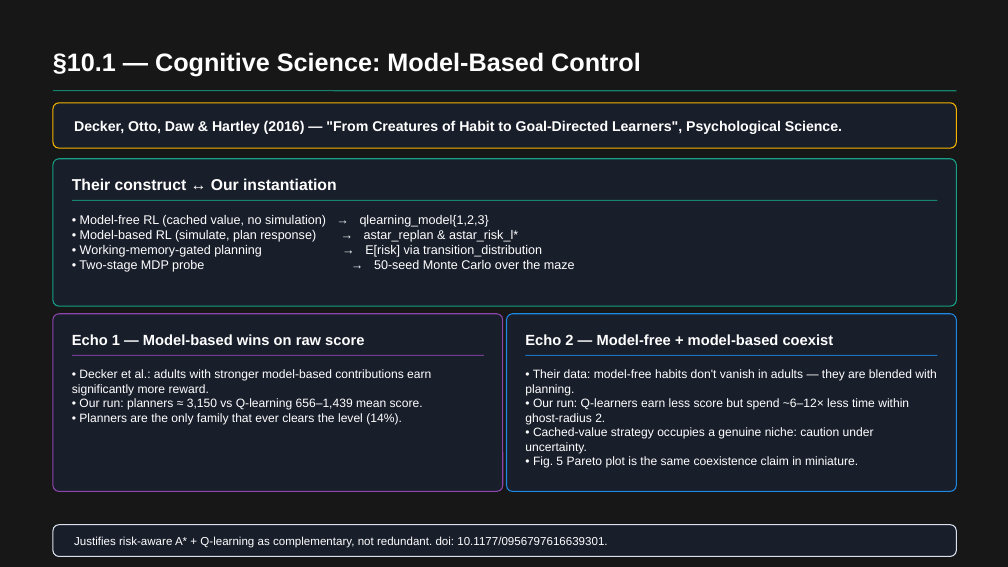
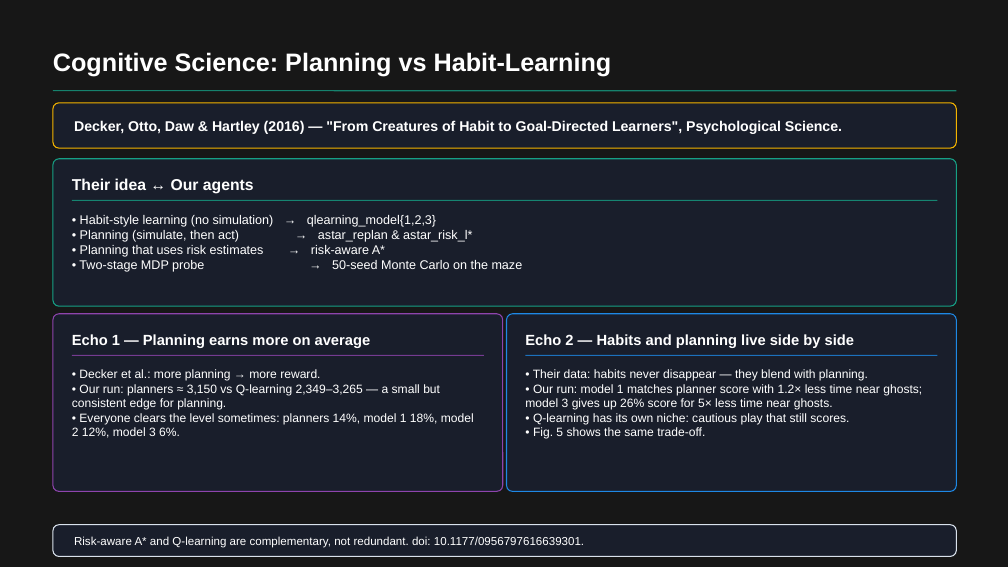
Before and after one commit to RichardFeng000/cs520-project, a slide deck: slide 8 of final_ppt/pacman_rl_final.pptx. Drawn at 1008x567 pixels with LibreOffice and Linux fonts; fonts in the diff are those of the drawing; background and template pictures are left out; a plain dark background stands for a picture behind light text. Boxes give left, top, right and bottom in pixels: in the first picture for what was removed or moved away, otherwise in the second. Text is boxed around its words. In the diff, an @@ line names an element or a change of style, - is before the commit and + after.

Commit message:
simplify ppt wording

```diff
--- a/final_ppt/pacman_rl_final.pptx
+++ b/final_ppt/pacman_rl_final.pptx
@@ text at [53,52,612,76]: text changed @@
-§10.1 — Cognitive Science: Model-Based Control
+Cognitive Science: Planning vs Habit-Learning
@@ text at [72,178,254,194]: text changed @@
-Their construct ↔ Our instantiation
+Their idea ↔ Our agents
@@ text at [79,215,523,272]: text changed @@
-• Model-free RL (cached value, no simulation) → qlearning_model{1,2,3}
-• Model-based RL (simulate, plan response) → astar_replan & astar_risk_l*
-• Working-memory-gated planning → E[risk] via transition_distribution
-• Two-stage MDP probe → 50-seed Monte Carlo over the maze
+• Habit-style learning (no simulation) → qlearning_model{1,2,3}
+• Planning (simulate, then act) → astar_replan & astar_risk_l*
+• Planning that uses risk estimates → risk-aware A*
+• Two-stage MDP probe → 50-seed Monte Carlo on the maze
@@ text at [72,334,371,348]: text changed @@
-Echo 1 — Model-based wins on raw score
+Echo 1 — Planning earns more on average
@@ text at [525,334,854,348]: text changed @@
-Echo 2 — Model-free + model-based coexist
+Echo 2 — Habits and planning live side by side
@@ text at [72,369,474,438]: text changed @@
-• Decker et al.: adults with stronger model-based contributions earn significantly more reward.
-• Our run: planners ≈ 3,150 vs Q-learning 656–1,439 mean score.
-• Planners are the only family that ever clears the level (14%).
+• Decker et al.: more planning → more reward.
+• Our run: planners ≈ 3,150 vs Q-learning 2,349–3,265 — a small but consistent edge for planning.
+• Everyone clears the level sometimes: planners 14%, model 1 18%, model 2 12%, model 3 6%.
@@ text at [525,369,922,439]: text changed @@
-• Their data: model-free habits don't vanish in adults — they are blended with planning.
-• Our run: Q-learners earn less score but spend ~6–12× less time within ghost-radius 2.
-• Cached-value strategy occupies a genuine niche: caution under uncertainty.
-• Fig. 5 Pareto plot is the same coexistence claim in miniature.
+• Their data: habits never disappear — they blend with planning.
+• Our run: model 1 matches planner score with 1.2× less time near ghosts; model 3 gives up 26% score for 5× less time near ghosts.
+• Q-learning has its own niche: cautious play that still scores.
+• Fig. 5 shows the same trade-off.
@@ text at [74,536,584,548]: text changed @@
-Justifies risk-aware A* + Q-learning as complementary, not redundant. doi: 10.1177/0956797616639301.
+Risk-aware A* and Q-learning are complementary, not redundant. doi: 10.1177/0956797616639301.
```
Also in this commit, not shown: 8 other slides changed, 10 other files.
